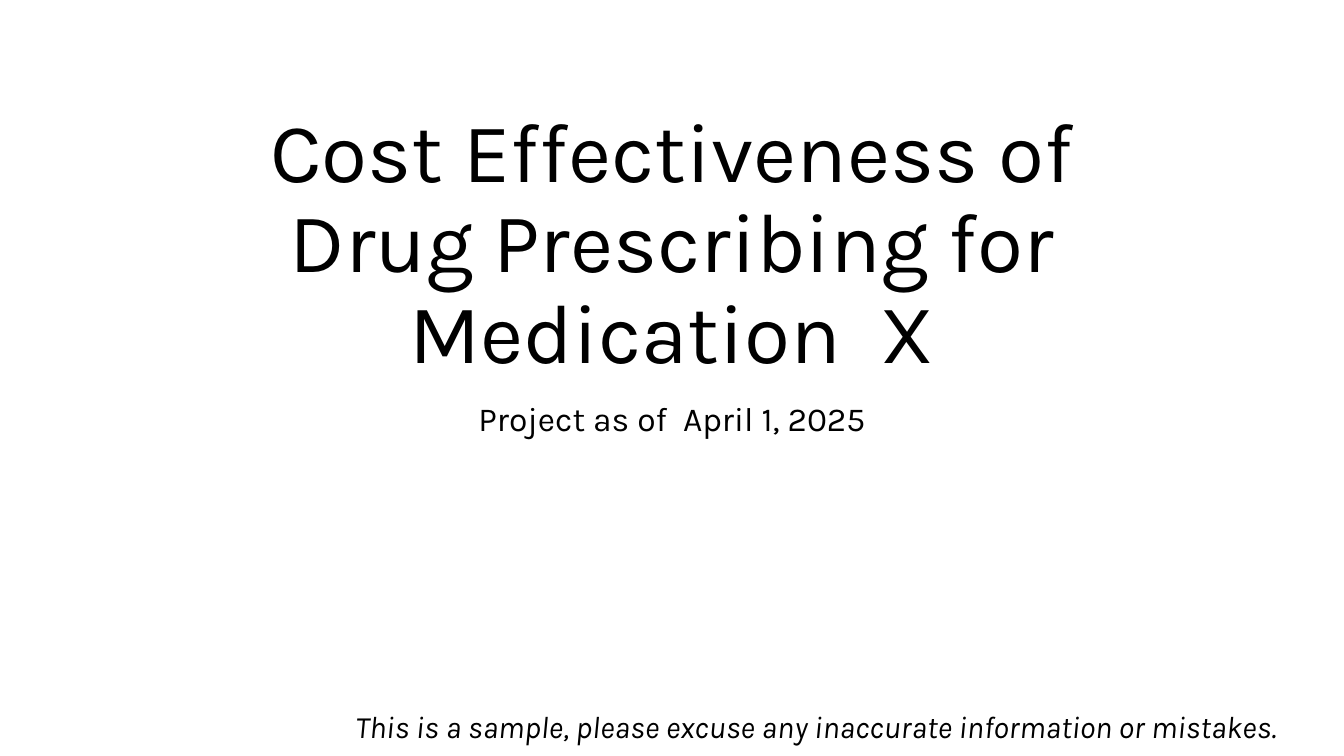
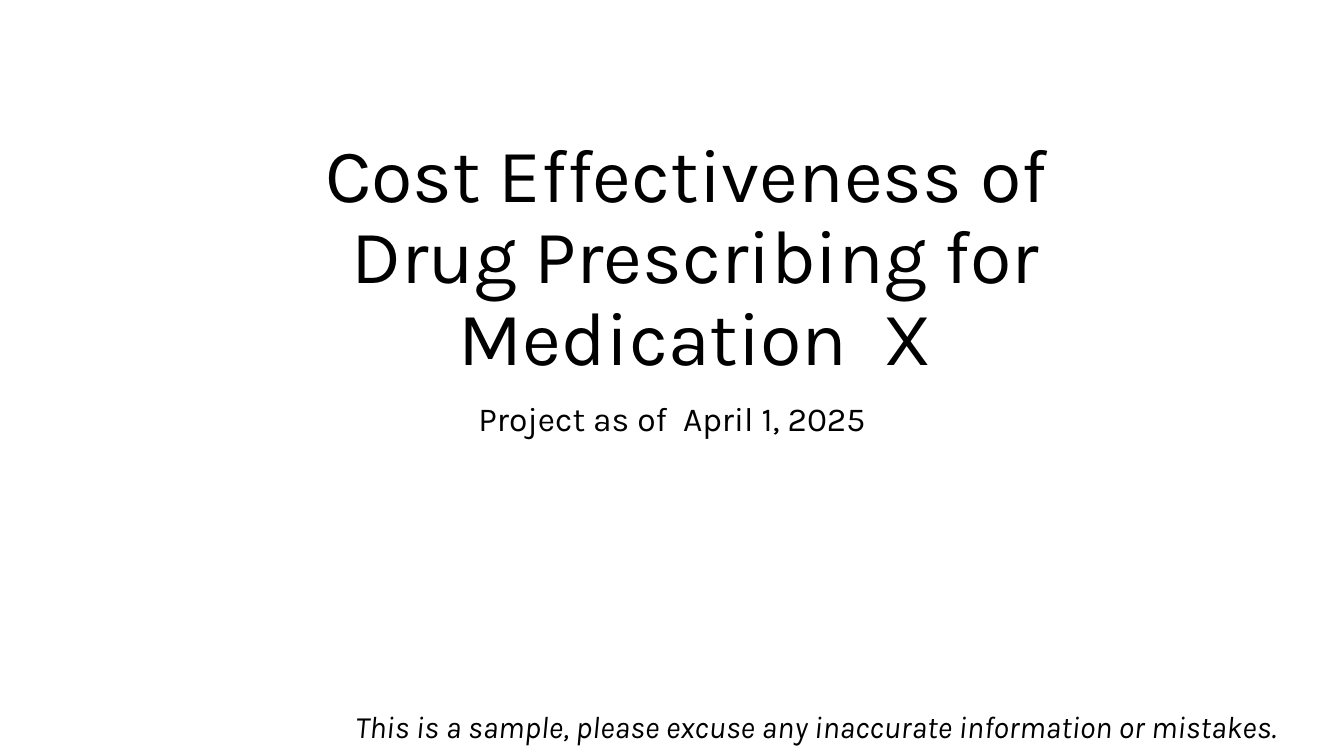
Before and after one commit to geratcliff/vital-2026-Cebu, a slide deck: slide 2 of docs/media/inital-presentation.pptx. Drawn at 1344x756 pixels with LibreOffice and Linux fonts; fonts in the diff are those of the drawing. Boxes give left, top, right and bottom in pixels: in the first picture for what was removed or moved away, otherwise in the second. Text is boxed around its words. In the diff, an @@ line names an element or a change of style, - is before the commit and + after.

```diff
--- a/docs/media/inital-presentation.pptx
+++ b/docs/media/inital-presentation.pptx
@@ title "Cost Effectiveness of Drug Prescribing ..." at <box>325,150,1047,366</box>: size 60 to 54 pt @@
```
Also in this commit, not shown: 1 other slide changed, 2 slides added, 20 other files.
